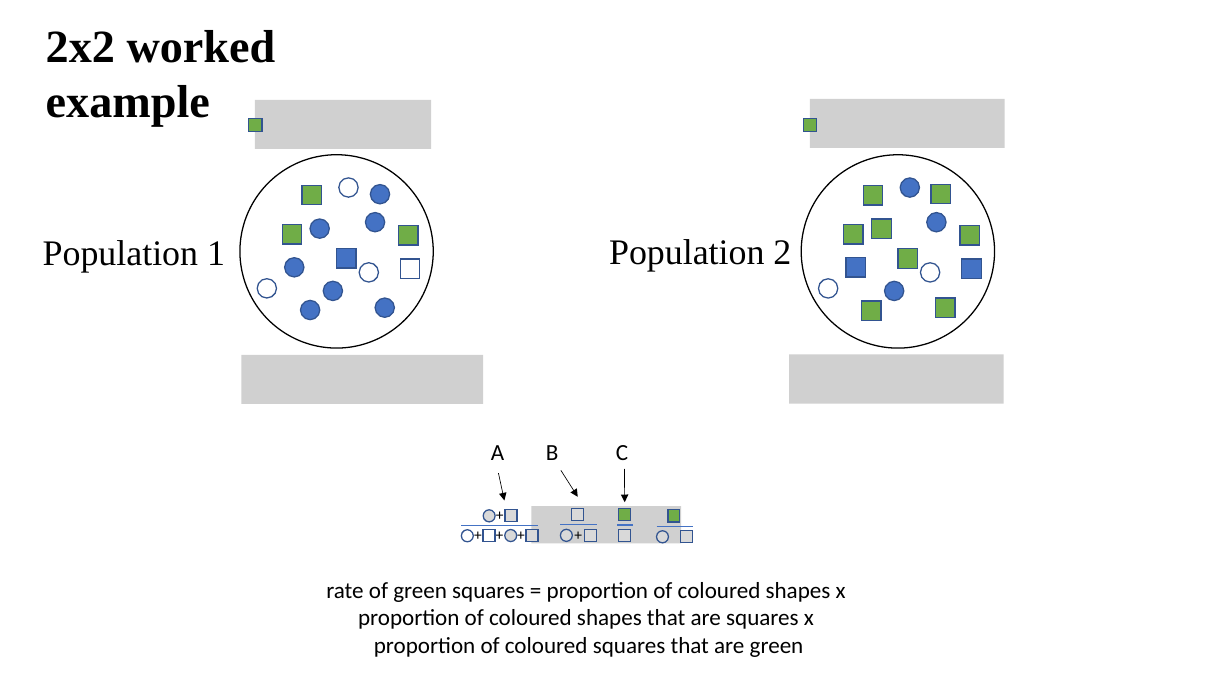
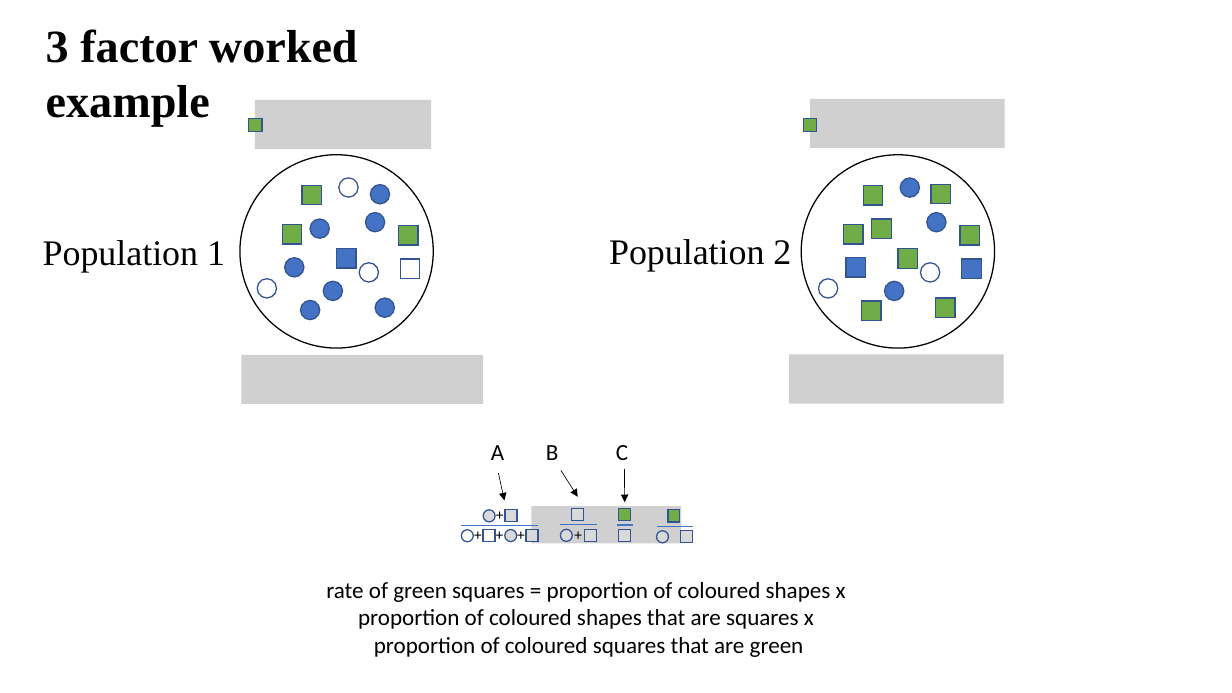
Before and after one commit to benmatthewsed/sgsss_std_decomp, a slide deck: slide 31 of pres1.pptx. Drawn at 1232x693 pixels with LibreOffice and Linux fonts; fonts in the diff are those of the drawing; grey boxes stand for pictures. Boxes give left, top, right and bottom in pixels: in the first picture for what was removed or moved away, otherwise in the second. Text is boxed around its words. In the diff, an @@ line names an element or a change of style, - is before the commit and + after.

```diff
--- a/pres1.pptx
+++ b/pres1.pptx
@@ text at (x1=46, y1=29, x2=358, y2=127): text changed @@
-2x2 worked example
+3 factor worked example
```
Also in this commit, not shown: 11 other slides changed, 40 other files.
